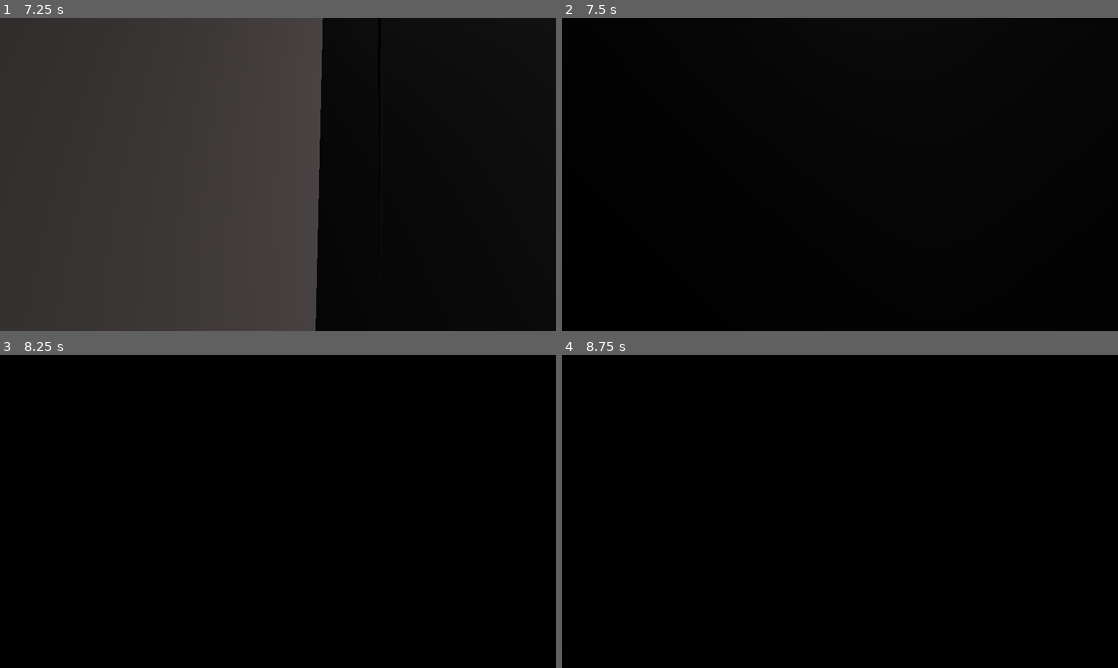
Above: before the commit, frames 1-4 (two rows, left to right).
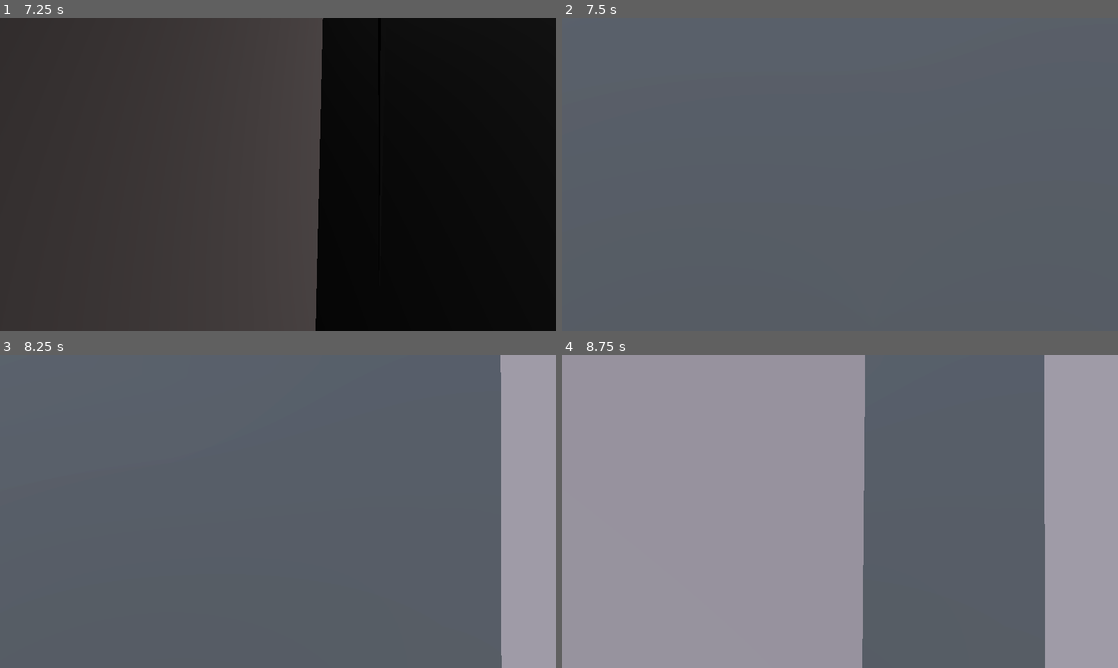
Above: after the commit, the same moments.

Repository: Matteo-Grellier/Dont-go-through-that-door
Game: Godot game, scene res://Scenes/Menus/main_menu.tscn
Same seed, same stepped clock (60 frames per second), same inputs: the game is played once before the commit and once after it. Sound files missing from this copy of the repository are replaced by a short silence.
Inputs (mouse positions are in pixels of both pictures, inside the frame that each line leads up to):
- Up to frame 1 (7.25 s): click "START GAME" at 0.5 s; click "START GAME" at 1.25 s; tap Enter (ui_accept) at 2, 2.27, 2.75, 3.02, 4.25, 4.52, 5.27, 6.02, 6.5 s; move the mouse to (305, 174) at 2.02 s; hold W (forward) from 2.03 s (still down); click (305, 174) at 2.1 s; move the mouse to (250, 174) at 2.77 s; click (250, 174) at 2.85 s; move the mouse to (289, 168) at 3.52 s; click (289, 168) at 3.6 s; move the mouse to (272, 180) at 4.27 s; click (272, 180) at 4.35 s; move the mouse to (316, 177) at 5.02 s; click (316, 177) at 5.1 s; move the mouse to (233, 171) at 5.77 s; click (233, 171) at 5.85 s; move the mouse to (283, 174) at 6.52 s; click (283, 174) at 6.6 s
- Up to frame 2 (7.5 s): move the mouse to (817, 168) at 7.27 s; release W (forward) at 7.28 s; hold D (right) from 7.28 s (still down); click (817, 168) at 7.35 s
- Up to frame 3 (8.25 s): tap Enter (ui_accept) at 7.52, 8 s; move the mouse to (305, 511) at 8.02 s; release D (right) at 8.03 s; hold W (forward) from 8.03 s (still down); click (305, 511) at 8.1 s
- Up to frame 4 (8.75 s): keep holding W (forward); tap Enter (ui_accept) at 8.27 s

Frame 1 is identical in both runs. In frame 2, 100% of the frame differs, in the area x 0-100%, y 0-100%; in frame 3, 100%; in frame 4, 100%.

Commit message:
:sparkles: room2

Diff:
--- a/Scenes/Rooms/Room2.tscn
+++ b/Scenes/Rooms/Room2.tscn
@@ -1,9 +1,26 @@
-[gd_scene load_steps=5 format=3 uid="uid://cxhb36tluy045"]
+[gd_scene load_steps=12 format=3 uid="uid://cxhb36tluy045"]
 
+[ext_resource type="Script" path="res://Scripts/Rooms/room_2.gd" id="1_6vj1k"]
 [ext_resource type="PackedScene" uid="uid://dnn52v1igl1sx" path="res://Scenes/door.tscn" id="1_x5xyk"]
+[ext_resource type="PackedScene" uid="uid://dqs73dcu3a4qv" path="res://Scenes/light.tscn" id="2_871fr"]
+[ext_resource type="PackedScene" path="res://Scenes/speaker.tscn" id="5_6h00m"]
+[ext_resource type="AudioStream" uid="uid://bct80sff6for" path="res://Ressources/Audios/duck.mp3" id="5_i7ssl"]
+
+[sub_resource type="ProceduralSkyMaterial" id="ProceduralSkyMaterial_df532"]
+sky_horizon_color = Color(0.64625, 0.65575, 0.67075, 1)
+ground_horizon_color = Color(0.64625, 0.65575, 0.67075, 1)
+
+[sub_resource type="Sky" id="Sky_ersja"]
+sky_material = SubResource("ProceduralSkyMaterial_df532")
+
+[sub_resource type="Environment" id="Environment_336iw"]
+background_mode = 2
+sky = SubResource("Sky_ersja")
+tonemap_mode = 2
+glow_enabled = true
 
 [sub_resource type="StandardMaterial3D" id="StandardMaterial3D_seu68"]
-albedo_color = Color(0.847059, 0.945098, 0, 1)
+albedo_color = Color(0.352941, 0.603922, 0.447059, 1)
 
 [sub_resource type="PlaneMesh" id="PlaneMesh_8gc1t"]
 material = SubResource("StandardMaterial3D_seu68")
@@ -12,8 +29,12 @@
 size = Vector3(20, 0.1, 20)
 
 [node name="Room2" type="Node3D" groups=["Room"]]
-transform = Transform3D(1, 0, 0, 0, 1, 0, 0, 0, 1, 0.687, 0, -1.5)
+transform = Transform3D(1, 0, 0, 0, 1, 0, 0, 0, 1, 0, 0, -1.5)
 rotation_edit_mode = 2
+script = ExtResource("1_6vj1k")
+
+[node name="WorldEnvironment" type="WorldEnvironment" parent="."]
+environment = SubResource("Environment_336iw")
 
 [node name="Floor" type="StaticBody3D" parent="."]
 transform = Transform3D(1, 0, 0, 0, 1, 0, 0, 0, 1, 0, 0, -10)
@@ -28,12 +49,121 @@
 rotation_edit_mode = 1
 shape = SubResource("BoxShape3D_dpl1a")
 
-[node name="Door" parent="." instance=ExtResource("1_x5xyk")]
-transform = Transform3D(-4.37114e-08, 0, -1, 0, 1, 0, 1, 0, -4.37114e-08, 9.9873, 0, -9.78007)
+[node name="RedDoor" parent="." instance=ExtResource("1_x5xyk")]
+transform = Transform3D(1, 0, -1.06581e-14, 0, 1, 0, 1.06581e-14, 0, 1, 4, -0.035, -19.9)
 rotation_edit_mode = 1
+default_color = Color(0.933333, 0.211765, 0.211765, 1)
+whats_behind_the_door = "Room3"
+is_good = true
+
+[node name="BlueDoor" parent="." instance=ExtResource("1_x5xyk")]
+transform = Transform3D(1, 0, -1.06581e-14, 0, 1, 0, 1.06581e-14, 0, 1, -4, -0.035, -19.78)
+rotation_edit_mode = 1
+default_color = Color(0.215686, 0.490196, 0.964706, 1)
 whats_behind_the_door = "DeathRoom"
+is_good = false
 
-[node name="Door2" parent="." instance=ExtResource("1_x5xyk")]
-transform = Transform3D(-4.37114e-08, 0, 1, 0, 1, 0, -1, 0, -4.37114e-08, -10.0568, 0, -9.78007)
-rotation_edit_mode = 1
-whats_behind_the_door = "Room3"
+[node name="Ceiling" type="CSGBox3D" parent="."]
+transform = Transform3D(21.4214, 0, 0, 0, 1, 0, 0, 0, 1, 0, 9, -9.75)
+use_collision = true
+size = Vector3(1, 1, 22)
+
+[node name="LeftWall" type="CSGBox3D" parent="."]
+transform = Transform3D(-9.36358e-07, 0, 1, 0, 1, 0, -21.4214, 0, -4.37114e-08, -10, 4.5, -10.3556)
+use_collision = true
+size = Vector3(0.966797, 10, 0.5)
+
+[node name="RightWall" type="CSGBox3D" parent="."]
+transform = Transform3D(-9.36358e-07, 0, 1, 0, 1, 0, -21.4214, 0, -4.37114e-08, 10, 4.5, -10.3556)
+use_collision = true
+size = Vector3(0.966797, 10, 0.5)
+
+[node name="CSGCombiner3D" type="CSGCombiner3D" parent="."]
+
+[node name="BackWall" type="CSGBox3D" parent="CSGCombiner3D"]
+transform = Transform3D(21.4214, 0, 0, 0, 1, 0, 0, 0, 1, 0, 4.5, -20)
+size = Vector3(1, 10, 0.5)
+
+[node name="RightDoorCSG" type="CSGBox3D" parent="CSGCombiner3D"]
+transform = Transform3D(-9.36358e-07, 0, -1, 0, 1, 0, 21.4214, 0, -4.37114e-08, 4, 1.35, -19.9)
+operation = 2
+size = Vector3(0.0394958, 2.60248, 1.3252)
+
+[node name="LeftDoorCSG" type="CSGBox3D" parent="CSGCombiner3D"]
+transform = Transform3D(-9.36358e-07, 0, -1, 0, 1, 0, 21.4214, 0, -4.37114e-08, -4, 1.35, -19.9)
+operation = 2
+size = Vector3(0.0394958, 2.60248, 1.3252)
+
+[node name="CSGCombiner3D2" type="CSGCombiner3D" parent="."]
+transform = Transform3D(1, 0, 0, 0, 1, 0, 0, 0, 1, -0.0446637, 0, 0)
+use_collision = true
+
+[node name="BackWall" type="CSGBox3D" parent="CSGCombiner3D2"]
+transform = Transform3D(21.4214, 0, 0, 0, 1, 0, 0, 0, 1, 0, 4.5, -0.129778)
+size = Vector3(1, 10, 0.163086)
+
+[node name="LeftDoorCSG" type="CSGBox3D" parent="CSGCombiner3D2"]
+transform = Transform3D(-8.74228e-07, 0, -1.05, 0, 1.027, 0, 20, 0, -4.5897e-08, 0.0405904, 1.35, -0.092)
+operation = 2
+size = Vector3(0.0394958, 2.60248, 1.41631)
+
+[node name="Light" parent="." instance=ExtResource("2_871fr")]
+transform = Transform3D(0.7, 0, 0, 0, 0.7, 0, 0, 0, 0.7, -4, 5.64, -16)
+
+[node name="CSGCylinder3D" type="CSGCylinder3D" parent="Light"]
+transform = Transform3D(1.42857, 0, 0, 0, 1.42857, 0, 0, 0, 1.42857, -2, 2.14, 0)
+radius = 0.05
+height = 3.0
+
+[node name="CSGCylinder3D2" type="CSGCylinder3D" parent="Light"]
+transform = Transform3D(1.42857, 0, 0, 0, 1.42857, 0, 0, 0, 1.42857, 2, 2.14, 0)
+radius = 0.05
+height = 3.0
+
+[node name="Light2" parent="." instance=ExtResource("2_871fr")]
+transform = Transform3D(0.7, 0, 0, 0, 0.7, 0, 0, 0, 0.7, -4, 5.64, -6)
+
+[node name="CSGCylinder3D" type="CSGCylinder3D" parent="Light2"]
+transform = Transform3D(1.42857, 0, 0, 0, 1.42857, 0, 0, 0, 1.42857, -2, 2.14, 0)
+radius = 0.05
+height = 3.0
+
+[node name="CSGCylinder3D2" type="CSGCylinder3D" parent="Light2"]
+transform = Transform3D(1.42857, 0, 0, 0, 1.42857, 0, 0, 0, 1.42857, 2, 2.14, 0)
+radius = 0.05
+height = 3.0
+
+[node name="Light3" parent="." instance=ExtResource("2_871fr")]
+transform = Transform3D(0.7, 0, 0, 0, 0.7, 0, 0, 0, 0.7, 4, 5.64, -16)
+
+[node name="CSGCylinder3D" type="CSGCylinder3D" parent="Light3"]
+transform = Transform3D(1.42857, 0, 0, 0, 1.42857, 0, 0, 0, 1.42857, -2, 2.14, 0)
+radius = 0.05
+height = 3.0
+
+[node name="CSGCylinder3D2" type="CSGCylinder3D" parent="Light3"]
+transform = Transform3D(1.42857, 0, 0, 0, 1.42857, 0, 0, 0, 1.42857, 2, 2.14, 0)
+radius = 0.05
+height = 3.0
+
+[node name="Light4" parent="." instance=ExtResource("2_871fr")]
+transform = Transform3D(0.7, 0, 0, 0, 0.7, 0, 0, 0, 0.7, 4, 5.64, -6)
+
+[node name="CSGCylinder3D" type="CSGCylinder3D" parent="Light4"]
+transform = Transform3D(1.42857, 0, 0, 0, 1.42857, 0, 0, 0, 1.42857, -2, 2.14, 0)
+radius = 0.05
+height = 3.0
+
+[node name="CSGCylinder3D2" type="CSGCylinder3D" parent="Light4"]
+transform = Transform3D(1.42857, 0, 0, 0, 1.42857, 0, 0, 0, 1.42857, 2, 2.14, 0)
+radius = 0.05
+height = 3.0
+
+[node name="Speaker" parent="." instance=ExtResource("5_6h00m")]
+transform = Transform3D(0.4, 0, 0, 0, 0.4, 0, 0, 0, 0.4, 0, 4, -19.62)
+audio_sources = Array[AudioStream]([ExtResource("5_i7ssl")])
+audio_subtitles = Array[String](["The door you should go through is on the left of the one that is on the right of the one that on the left of the red one"])
+
+[connection signal="light_is_on" from="Light" to="." method="_on_light_light_is_on"]
+[connection signal="light_is_on" from="Light2" to="." method="_on_light_2_light_is_on"]
+[connection signal="light_is_on" from="Light4" to="." method="_on_light_2_light_is_on"]
--- /dev/null
+++ b/Scripts/Rooms/room_2.gd
@@ -0,0 +1,25 @@
+extends Node3D
+
+@onready var light_back: NeonLight = $Light
+@onready var light_back2: NeonLight = $Light3
+@onready var light_front: NeonLight = $Light2
+@onready var light_front2: NeonLight = $Light4
+@onready var speaker = $Speaker
+
+func _ready():
+	start_room()
+
+func start_room():
+	light_front.swhitch_lights_on(2)
+	light_front2.swhitch_lights_on(2)
+	light_back.swhitch_lights_on(4)
+	light_back2.swhitch_lights_on(4)
+
+
+func _on_light_light_is_on():
+	await wait(1)
+	speaker.play_audio(0)
+
+
+func wait(duration):
+	await get_tree().create_timer(duration, false, false, true).timeout
--- a/project.godot
+++ b/project.godot
@@ -33,7 +33,7 @@
 
 [editor_plugins]
 
-enabled=PackedStringArray("res://addons/nv.file_system/plugin.cfg")
+enabled=PackedStringArray()
 
 [input]
 
Not shown, added: Ressources/Audios/duck.mp3.import
Not shown, added: Ressources/Audios/duck.mp3
